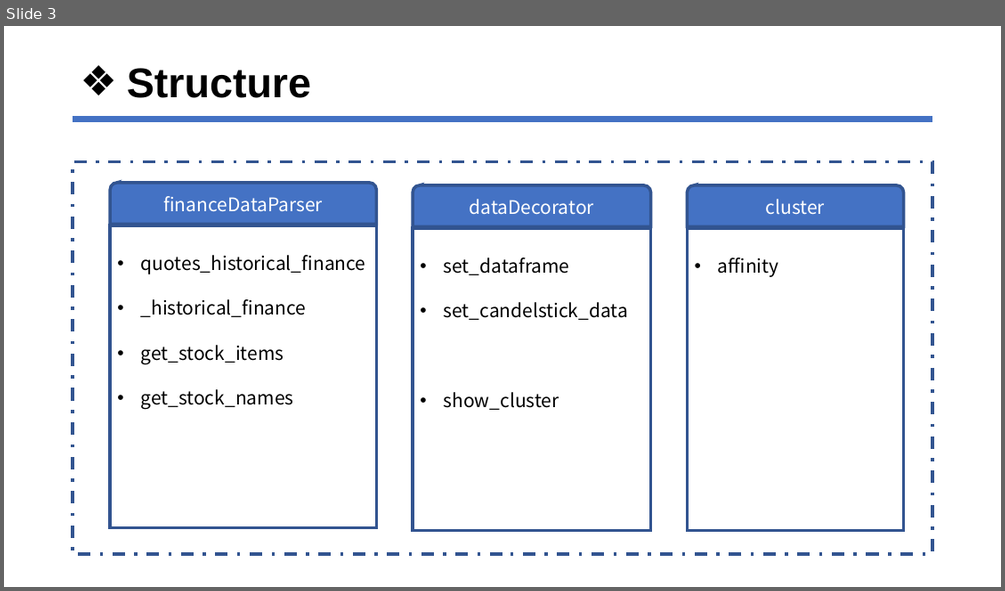
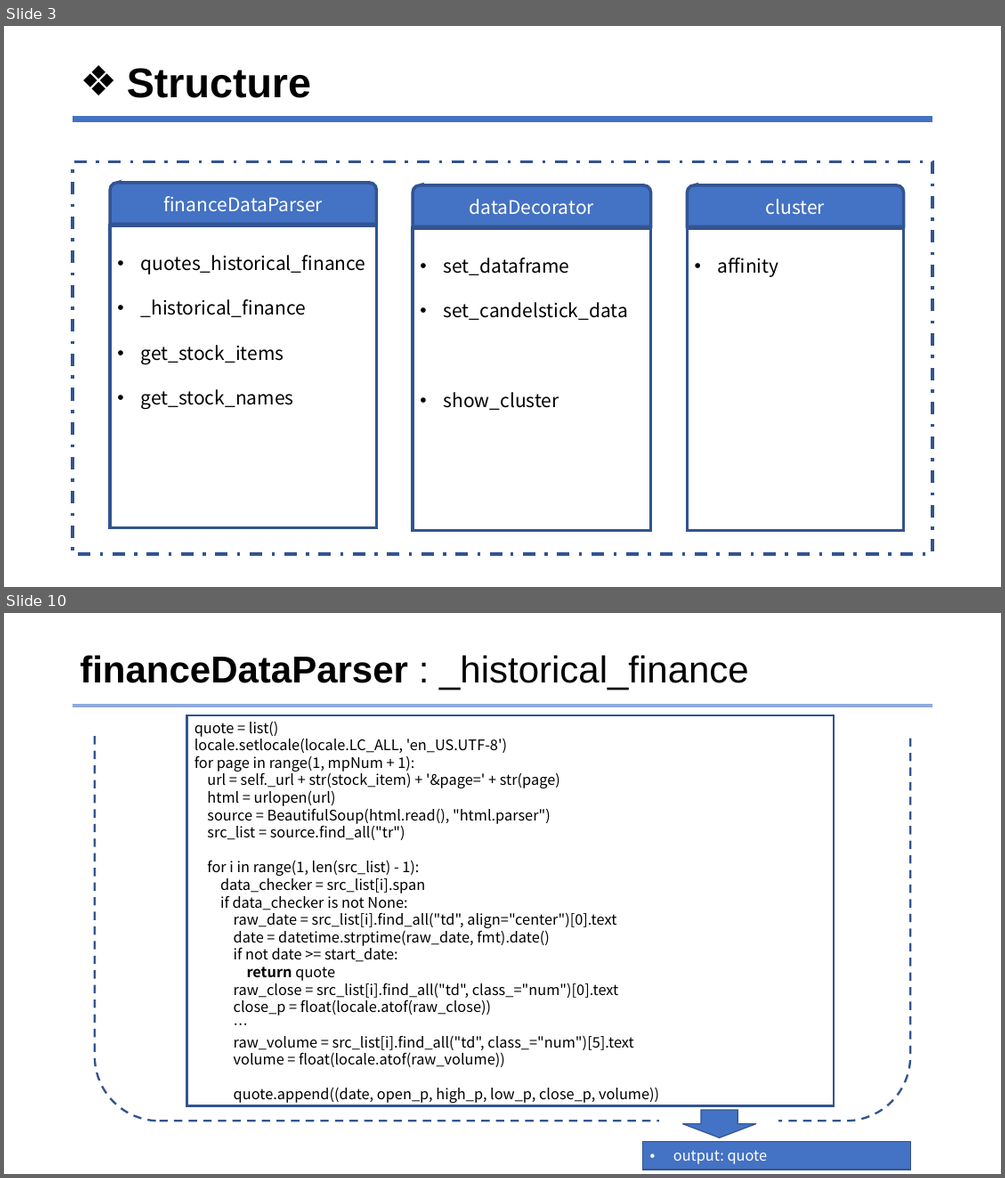
Before and after one commit to jhyun0919/skku_python_proj, a slide deck: etc/skku_term_proj.pptx. Shown one above the other, each under a label of ours: slide 3 before the commit, slides 3 and 10 after it; the slides between them are not shown. The pictures are 1005x591 and 1005x1178 pixels, drawn with LibreOffice and Linux fonts; fonts in the diff are those of the drawing. Boxes give left, top, right and bottom in pixels: in the first picture for what was removed or moved away, otherwise in the second. Text is boxed around its words. In the diff, an @@ line names an element or a change of style, - is before the commit and + after.

```diff
--- a/etc/skku_term_proj.pptx
+++ b/etc/skku_term_proj.pptx
@@ slide 10 added at bbox=[4, 613, 1001, 1174], background #FFFFFF @@
@@ title added at bbox=[80, 655, 749, 690], 36 pt, text #000000 @@
+financeDataParser : _historical_finance
@@ line added from (73, 706) to (933, 706), #8FAADC 3.16 pt @@
@@ rectangle added at bbox=[95, 718, 910, 734], fill #FFFFFF, outline #FFFFFF 1 pt @@
@@ rectangle added at bbox=[187, 715, 834, 1106], outline #325491 2 pt, 14 pt, text #000000 @@
+quote = list()
+locale.setlocale(locale.LC_ALL, 'en_US.UTF-8')
+for page in range(1, mpNum + 1):
+url = self._url + str(stock_item) + '&page=' + str(page)
+html = urlopen(url)
+source = BeautifulSoup(html.read(), "html.parser")
+src_list = source.find_all("tr")
+for i in range(1, len(src_list) - 1):
+data_checker = src_list[i].span
+if data_checker is not None:
+raw_date = src_list[i].find_all("td", align="center")[0].text
+date = datetime.strptime(raw_date, fmt).date()
+if not date >= start_date:
+return quote
+raw_close = src_list[i].find_all("td", class_="num")[0].text
+close_p = float(locale.atof(raw_close))
+…
+raw_volume = src_list[i].find_all("td", class_="num")[5].text
+volume = float(locale.atof(raw_volume))
+quote.append((date, open_p, high_p, low_p, close_p, volume))
@@ round same rect added at bbox=[95, 732, 910, 1121], outline #325491 2 pt dashed @@
@@ rectangle added at bbox=[659, 1117, 777, 1135], fill #FFFFFF, outline #FFFFFF 1 pt @@
@@ rectangle added at bbox=[661, 1112, 778, 1127], fill #FFFFFF, outline #FFFFFF 1 pt @@
@@ down arrow added at bbox=[683, 1110, 756, 1137], fill #4472C4, outline #325491 1 pt @@
@@ rectangle added at bbox=[643, 1142, 910, 1169], fill #4472C4, outline #325491 1 pt, 14 pt, text #FFFFFF @@
+• output: quote
```
Also in this commit, not shown: 8 slides changed, 10 other slides added, 5 slides removed, 4 other files.
